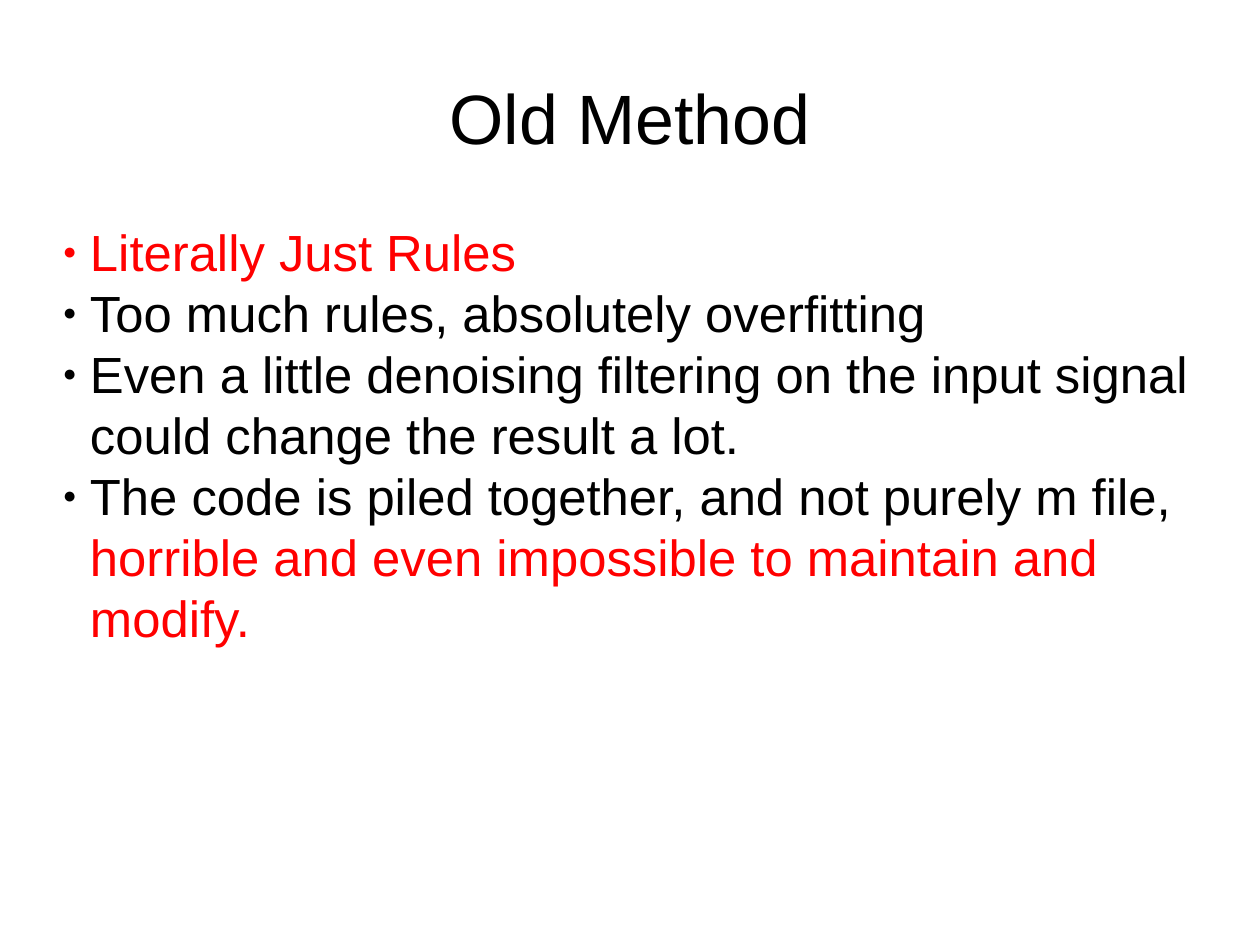
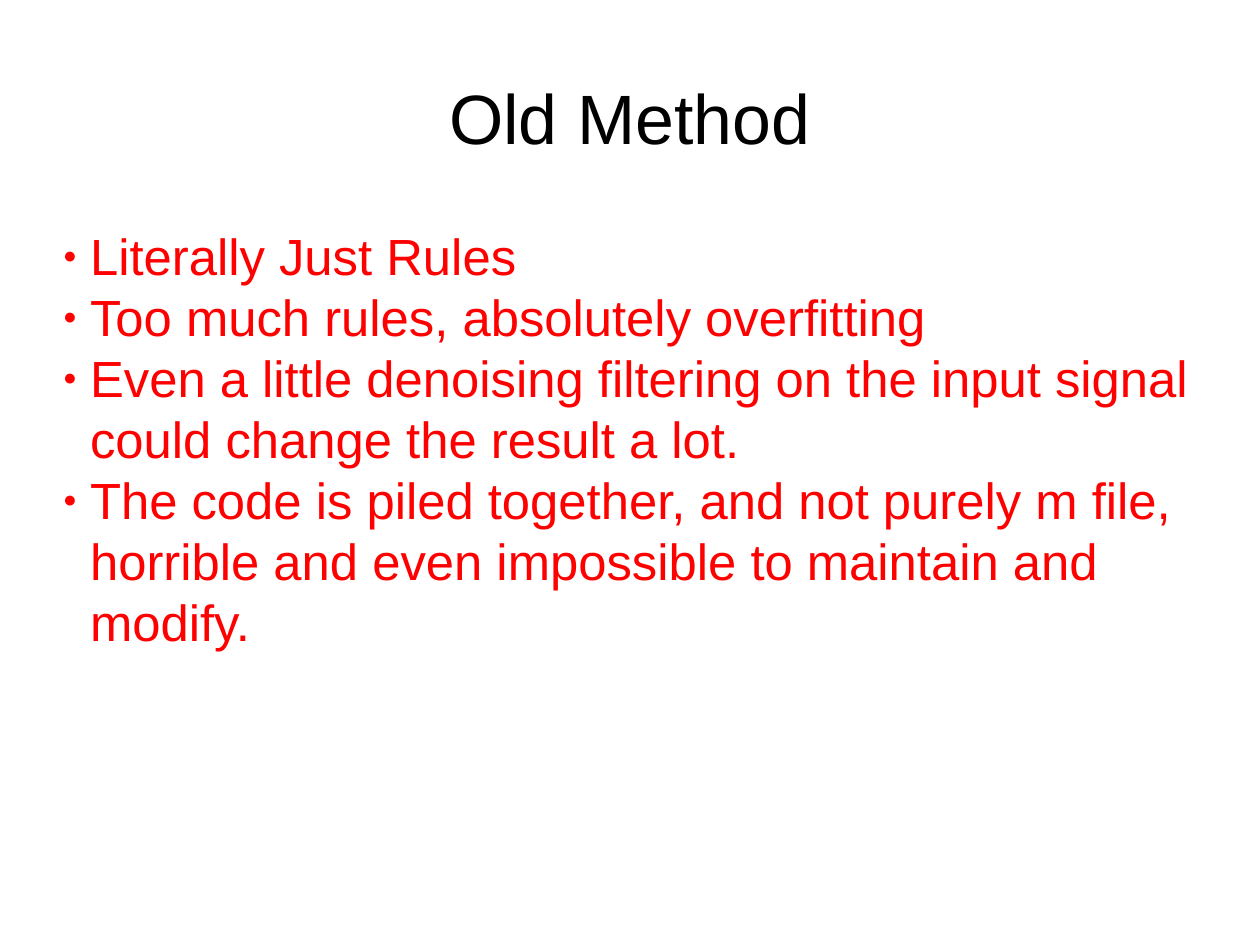
Before and after one commit to mlzxy/heartrack, a slide deck: slide 2 of doc/report1204/report_xinyu_zhang.pptx. Drawn at 1260x945 pixels with LibreOffice and Linux fonts; fonts in the diff are those of the drawing. Boxes give left, top, right and bottom in pixels: in the first picture for what was removed or moved away, otherwise in the second. Text is boxed around its words. In the diff, an @@ line names an element or a change of style, - is before the commit and + after.

```diff
--- a/doc/report1204/report_xinyu_zhang.pptx
+++ b/doc/report1204/report_xinyu_zhang.pptx
@@ text at (x1=90, y1=299, x2=1188, y2=652): text colour #000000 to #FF0000 in "Too much rules, absolutely overfitting", "Even a little denoising filtering on the ...", "The code is piled together, and not ..." @@
```
Also in this commit, not shown: 8 other slides changed, 9 other files.
